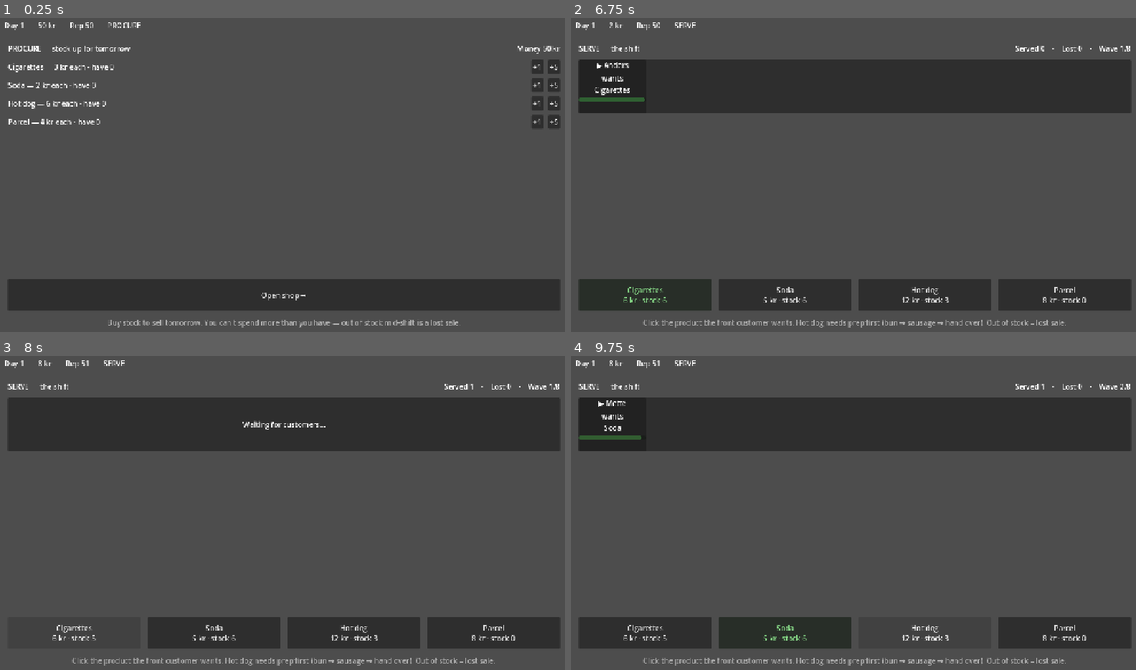
Above: before the commit, frames 1-4 (two rows, left to right).
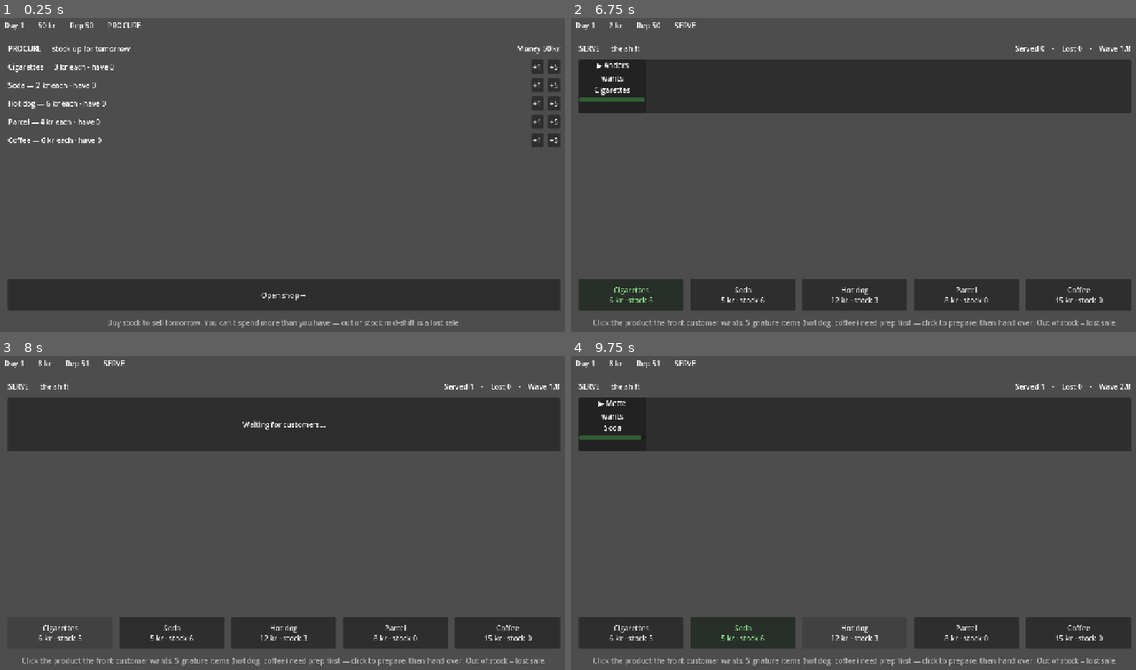
Above: after the commit, the same moments.

Repository: etterognuller/Kiosk
Game: Godot game, scene res://scenes/Main.tscn
The game is run twice, just before and just after one commit, with the same random seed, the same clock (stepped at 60 frames per second) and the same inputs.
Inputs:
- Up to frame 1 (0.25 s): no input
- Up to frame 2 (6.75 s): click "+1" at 0.5 s; click "+5" at 1.25 s; click "+1" at 2 s; click "+5" at 2.75 s; click "+1" at 3.5 s; click "+5" at 4.25 s; click "+1" at 5 s; click "+5" at 5.75 s; click "Open shop →" at 6.5 s
- Up to frame 3 (8 s): click "Cigarettes 6 kr · stock 6" at 7.25 s
- Up to frame 4 (9.75 s): click "Cigarettes 6 kr · stock 5" at 8 s; click "Soda 5 kr · stock 6" at 8.75 s; click "Hot dog 12 kr · stock 3" at 9.5 s

The runs differ from the first frame. In frame 1, 0.3% of the frame differs, in the area x 1-99%, y 36-42%; in frame 2, 2.4%; in frame 3, 2.3%; in frame 4, 3.0%, in the area x 3-97%, y 83-99%.

Commit message:
Build second product tier v1 (#5): coffee, a premium prep item
Add coffee — a higher-value light-prep signature item — end-to-end via the
catalog-only path #4 established, reusing the hot dog's prep mechanic.

- shift.gd / procure.gd / game_state.gd: a "coffee" entry in the SERVE catalog
  (prep, retail 15 — above the hot dog), the PROCURE catalog (wholesale 6, the
  fattest margin), and GameState.stock (save round-trip safe). Available from
  the start; gating it behind a future "Coffee Machine" upgrade is a natural
  follow-up now #3's prerequisite mechanism exists.
- Product-aware prep prompt: PRODUCTS entries carry an optional prep_hint, and
  serve.gd's prep label now reads the active product's label + hint instead of
  hard-coding "Hot dog" — so coffee shows "Coffee prep — grind -> pour -> hand
  over". The static SERVE hint mentions both signature items.
- The auto-serve clerk handles coffee for free (its prep path is generic).
- tests + runner: catalog/margin, prep-gated serve, no-fail stockout, clerk
  prep-then-serve, and save round-trip. 90/90 green. Both scenes verified
  headlessly (Coffee button, product-aware prep label, PROCURE row).

Placeholder pricing (CONTEXT.md) — flagged for an F5 feel pass.

Co-Authored-By: Claude Opus 4.8 <noreply@anthropic.com>

Diff:
--- a/scenes/phases/Serve.tscn
+++ b/scenes/phases/Serve.tscn
@@ -76,4 +76,4 @@
 layout_mode = 2
 horizontal_alignment = 1
 theme_override_colors/font_color = Color(0.7, 0.7, 0.7, 1)
-text = "Click the product the front customer wants. Hot dog needs prep first (bun → sausage → hand over). Out of stock = lost sale."
+text = "Click the product the front customer wants. Signature items (hot dog, coffee) need prep first — click to prepare, then hand over. Out of stock = lost sale."
--- a/scripts/globals/game_state.gd
+++ b/scripts/globals/game_state.gd
@@ -39,6 +39,7 @@
 	"soda": 0,
 	"hotdog": 0,
 	"parcels": 0,
+	"coffee": 0,
 }
 
 ## upgrade_id -> owned level. The UPGRADE phase's persistence; numbers are placeholders.
@@ -58,7 +59,7 @@
 	money = STARTING_MONEY
 	reputation = STARTING_REPUTATION
 	day = 1
-	stock = {"cigarettes": 0, "soda": 0, "hotdog": 0, "parcels": 0}
+	stock = {"cigarettes": 0, "soda": 0, "hotdog": 0, "parcels": 0, "coffee": 0}
 	upgrades = {"counter_space": 0, "second_counter": 0, "loyalty_cards": 0, "clerk": 0}
 	last_saved_unix = 0
 
--- a/scripts/phases/procure.gd
+++ b/scripts/phases/procure.gd
@@ -18,7 +18,7 @@
 ## Local mirror of the SERVE retail prices (shift.gd PRODUCTS[id].price). Used only
 ## by the drift-guard test, which asserts every CATALOG cost stays strictly below
 ## its sell price so procuring at wholesale can never out-cost retail.
-const SELL_PRICES := {"cigarettes": 6, "soda": 5, "hotdog": 12, "parcels": 8}
+const SELL_PRICES := {"cigarettes": 6, "soda": 5, "hotdog": 12, "parcels": 8, "coffee": 15}
 
 ## v1 wholesale catalog. Costs are placeholder tuning (CONTEXT.md defers numbers),
 ## kept strictly below SELL_PRICES so every unit sold turns a margin. Product ids
@@ -30,6 +30,9 @@
 	# Pakkeshop parcels (issue #4): wholesale below the retail price (8) like the
 	# rest, so each parcel handled turns a margin. Placeholder tuning (CONTEXT.md).
 	"parcels": {"label": "Parcel", "cost": 4},
+	# Coffee (issue #5): the premium signature item — cheap beans (6) wholesale,
+	# rich retail (15), the fattest margin in the kiosk. Placeholder tuning.
+	"coffee": {"label": "Coffee", "cost": 6},
 }
 
 var _state  ## GameState-shaped: `money: int`, `stock: Dictionary`
--- a/scripts/phases/serve.gd
+++ b/scripts/phases/serve.gd
@@ -148,9 +148,11 @@
 		btn.modulate = WANTED if want == id else Color.WHITE
 
 	if active != null and ShiftScript.PRODUCTS[active.product_id]["prep"]:
+		var p: Dictionary = ShiftScript.PRODUCTS[active.product_id]
+		var hint: String = p.get("prep_hint", "prepare, then hand over")
 		_prep_label.visible = true
-		_prep_label.text = "Hot dog prep %d/%d — click Hot dog: bun → sausage → hand over" % [
-			_shift.prep_progress, ShiftScript.PREP_STEPS]
+		_prep_label.text = "%s prep %d/%d — click %s: %s" % [
+			p["label"], _shift.prep_progress, ShiftScript.PREP_STEPS, p["label"], hint]
 	else:
 		_prep_label.visible = false
 
--- a/scripts/phases/shift.gd
+++ b/scripts/phases/shift.gd
@@ -28,13 +28,22 @@
 const PRODUCTS := {
 	"cigarettes": {"label": "Cigarettes", "price": 6, "prep": false},
 	"soda": {"label": "Soda", "price": 5, "prep": false},
-	"hotdog": {"label": "Hot dog", "price": 12, "prep": true},
+	"hotdog": {"label": "Hot dog", "price": 12, "prep": true, "prep_hint": "bun → sausage → hand over"},
 	# Pakkeshop parcel line (issue #4): an instant grab-and-ring sale, no prep —
 	# the signature Danish kiosk staple. Placeholder price (CONTEXT.md), kept above
 	# its wholesale cost so it turns a margin. Appended last so the existing
 	# deterministic spawn rotation (and the tests pinned to it) are unchanged.
 	"parcels": {"label": "Parcel", "price": 8, "prep": false},
+	# Second product tier (issue #5): coffee — a higher-value signature item that
+	# reuses the light-prep mechanic (its own flavour hint, same PREP_STEPS depth).
+	# Premium retail above the hot dog; placeholder tuning (CONTEXT.md). Available
+	# from the start (the thin path #4 established); gating it behind a future
+	# "Coffee Machine" upgrade is a natural follow-up now #3's prerequisites exist.
+	"coffee": {"label": "Coffee", "price": 15, "prep": true, "prep_hint": "grind → pour → hand over"},
 }
+
+## Optional per-prep-product flavour for the prep prompt ("bun → sausage → hand
+## over"). `prep_hint` is read by the SERVE screen only; the rules ignore it.
 
 ## Hot dog prep: clicks needed before it can be handed over (bun -> sausage). The
 ## serve itself is the final "hand over", so the player clicks the hot dog three
--- a/tests/run_tests.gd
+++ b/tests/run_tests.gd
@@ -17,6 +17,7 @@
 	"res://tests/test_offline_earnings.gd",
 	"res://tests/test_day_scaling.gd",
 	"res://tests/test_parcels.gd",
+	"res://tests/test_coffee.gd",
 ]
 
 
--- /dev/null
+++ b/tests/test_coffee.gd
@@ -0,0 +1,103 @@
+extends "res://tests/test_case.gd"
+## Unit tests for the second product tier (issue #5) — coffee, a higher-value
+## light-prep signature item that reuses the hot dog's prep path. These pin the
+## new wiring: coffee is procurable at a margin, cannot be served before its prep
+## steps complete, rings up money/stock when handed over, a stockout is a no-fail
+## lost sale, the auto-serve clerk preps then serves it, and stock round-trips.
+
+const ProcureScript := preload("res://scripts/phases/procure.gd")
+const ShiftScript := preload("res://scripts/phases/shift.gd")
+const ServeDriverScript := preload("res://scripts/phases/serve_driver.gd")
+const GameStateScript := preload("res://scripts/globals/game_state.gd")
+
+const COFFEE := "coffee"
+
+
+class StateStub extends RefCounted:
+	var money: int = 0
+	var stock: Dictionary = {}
+	var reputation: int = 50
+
+
+func _shift(stock: Dictionary) -> Array:
+	var state := StateStub.new()
+	state.stock = stock
+	var shift = ShiftScript.new(state)
+	shift.auto_spawn = false
+	return [shift, state]
+
+
+func test_coffee_is_a_higher_value_prep_item_in_both_catalogs() -> void:
+	assert_true(ShiftScript.PRODUCTS.has(COFFEE), "coffee in the SERVE catalog")
+	assert_true(ShiftScript.PRODUCTS[COFFEE]["prep"], "coffee is a light-prep item")
+	assert_true(ProcureScript.CATALOG.has(COFFEE), "coffee in the PROCURE catalog")
+	# Higher-value: priced above the hot dog (the previous top item).
+	assert_true(int(ShiftScript.PRODUCTS[COFFEE]["price"]) > int(ShiftScript.PRODUCTS["hotdog"]["price"]),
+		"coffee retail above the hot dog")
+	assert_true(int(ProcureScript.CATALOG[COFFEE]["cost"]) < int(ShiftScript.PRODUCTS[COFFEE]["price"]),
+		"coffee wholesale < retail (a margin)")
+
+
+func test_coffee_can_be_procured() -> void:
+	var state := StateStub.new()
+	state.money = 60
+	var procure = ProcureScript.new(state)
+	var bought: int = procure.buy(COFFEE, 2)
+	assert_eq(bought, 2, "bought the full quantity")
+	assert_eq(state.money, 60 - 2 * int(ProcureScript.CATALOG[COFFEE]["cost"]), "money -= wholesale cost")
+	assert_eq(int(state.stock.get(COFFEE, 0)), 2, "coffee stock laid in")
+
+
+func test_coffee_cannot_be_served_before_prep_completes() -> void:
+	var pair := _shift({COFFEE: 1})
+	var shift = pair[0]
+	var state = pair[1]
+	shift.queue = [ShiftScript.Customer.new(COFFEE, 30.0)]
+	assert_false(shift.serve(COFFEE), "cannot serve un-prepped coffee")
+	assert_eq(int(state.stock[COFFEE]), 1, "stock untouched before prep")
+	for i in range(ShiftScript.PREP_STEPS):
+		assert_true(shift.prep_step(), "prep step %d" % (i + 1))
+	assert_false(shift.prep_step(), "no prep beyond PREP_STEPS")
+	assert_true(shift.serve(COFFEE), "hands over once fully prepped")
+	assert_eq(int(state.stock[COFFEE]), 0, "stock consumed on the sale")
+	assert_eq(state.money, ShiftScript.PRODUCTS[COFFEE]["price"], "money += coffee price")
+	assert_eq(shift.served_count, 1, "served counted")
+
+
+func test_coffee_stockout_is_a_lost_sale_never_negative() -> void:
+	# Prep completes, but there's no coffee to hand over -> a no-fail lost sale.
+	var pair := _shift({COFFEE: 0})
+	var shift = pair[0]
+	var state = pair[1]
+	shift.queue = [ShiftScript.Customer.new(COFFEE, 30.0)]
+	for _i in range(ShiftScript.PREP_STEPS):
+		shift.prep_step()
+	assert_false(shift.serve(COFFEE), "no sale on a coffee stockout")
+	assert_eq(int(state.stock[COFFEE]), 0, "stock never went negative")
+	assert_eq(state.money, 0, "no money for a stockout")
+	assert_eq(shift.lost_sales, 1, "registered a lost sale")
+
+
+func test_clerk_preps_then_serves_coffee() -> void:
+	# The auto-serve clerk handles coffee with the same generic prep path as the
+	# hot dog: PREP_STEPS prep beats, then a hand-over beat.
+	var pair := _shift({COFFEE: 1})
+	var shift = pair[0]
+	var state = pair[1]
+	shift.queue = [ShiftScript.Customer.new(COFFEE, 999.0)]
+	var driver = ServeDriverScript.new(shift, 1)  # cadence 3.0
+	for i in range(ShiftScript.PREP_STEPS):
+		assert_true(driver.tick(3.0), "prep beat %d acted" % (i + 1))
+		assert_eq(shift.served_count, 0, "not served during prep")
+	assert_true(driver.tick(3.0), "hand-over beat acted")
+	assert_eq(shift.served_count, 1, "clerk served coffee after prep")
+	assert_eq(int(state.stock[COFFEE]), 0, "stock consumed")
+	assert_eq(state.money, ShiftScript.PRODUCTS[COFFEE]["price"], "money += coffee price")
+
+
+func test_coffee_stock_survives_save_round_trip() -> void:
+	var gs = GameStateScript.new()
+	gs.stock[COFFEE] = 4
+	var restored = GameStateScript.new()
+	restored.from_dict(gs.to_dict())
+	assert_eq(int(restored.stock.get(COFFEE, 0)), 4, "coffee stock carried across to_dict/from_dict")
